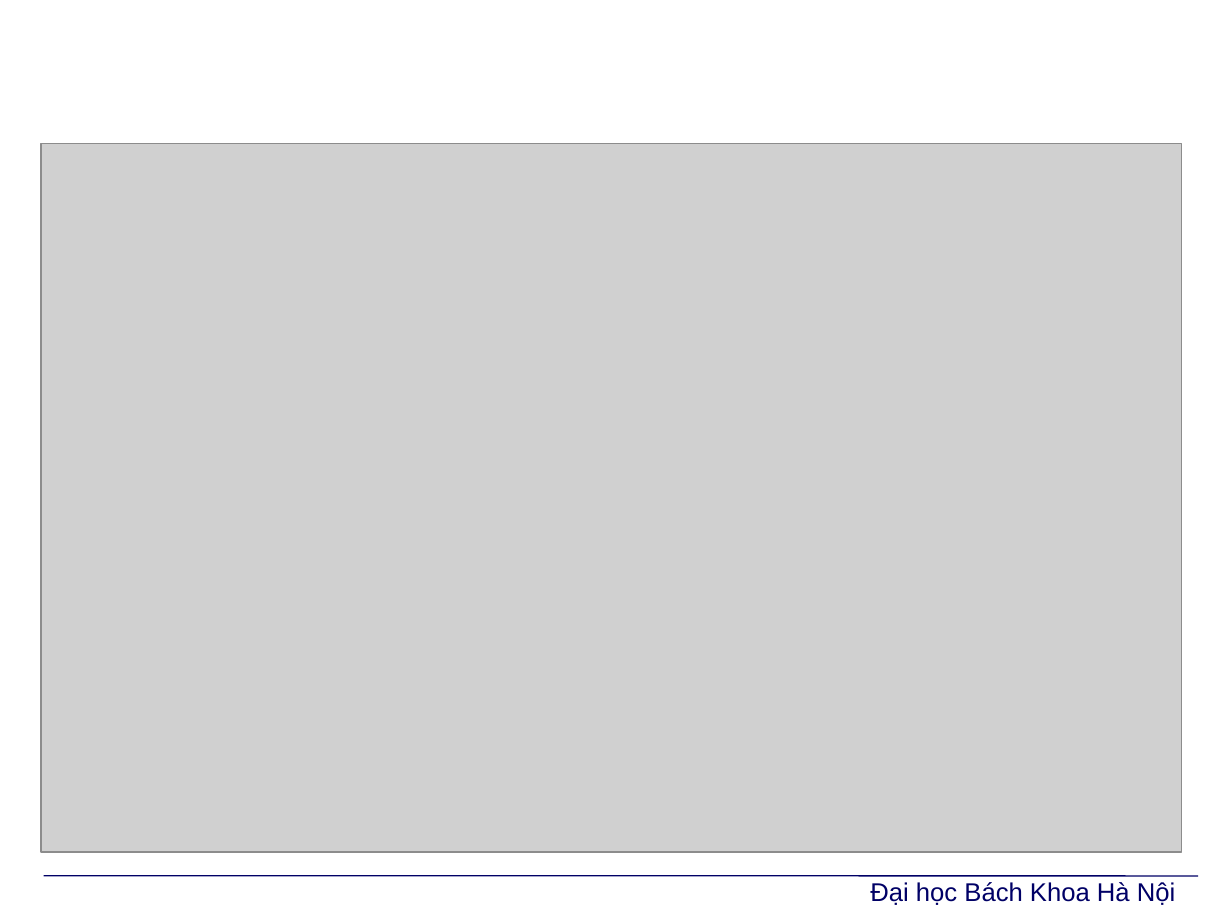
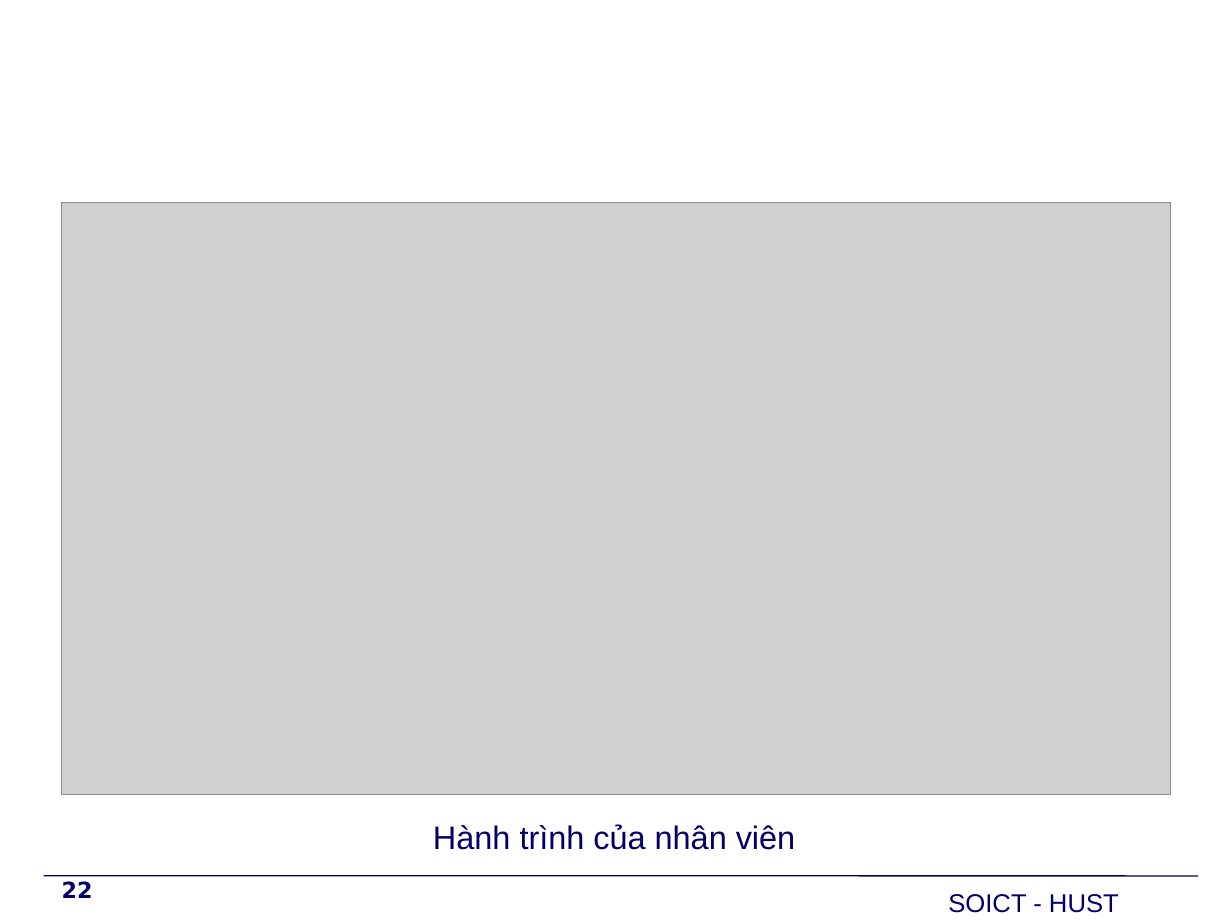
Before and after one commit to PhoenixNguyen/Graduate_Project, a slide deck: slide 22 of Report/BaoVe/TrinhDien/Slide.pptx (slide 28 before the commit). Drawn at 1232x924 pixels with LibreOffice and Linux fonts; fonts in the diff are those of the drawing; grey boxes stand for pictures; background and template pictures are left out. Boxes give left, top, right and bottom in pixels: in the first picture for what was removed or moved away, otherwise in the second. Text is boxed around its words. In the diff, an @@ line names an element or a change of style, - is before the commit and + after.

```diff
--- a/Report/BaoVe/TrinhDien/Slide.pptx
+++ b/Report/BaoVe/TrinhDien/Slide.pptx
@@ picture: place and size @@
-picture at (41, 144, 1181, 853)
+picture at (62, 203, 1170, 795)
@@ text added at (433, 824, 796, 850), 19 pt, text #000066 @@
+Hành trình của nhân viên
@@ page number added at (62, 881, 93, 898), 13 pt, text #000066, bold @@
+22
@@ text removed at (870, 882, 1175, 905) @@
-Đại học Bách Khoa Hà Nội
@@ text added at (948, 894, 1119, 913), 15 pt, text #000066 @@
+SOICT - HUST
```
Also in this commit, not shown: 25 other slides changed, 4 slides added, 11 slides removed, 4 other files.
